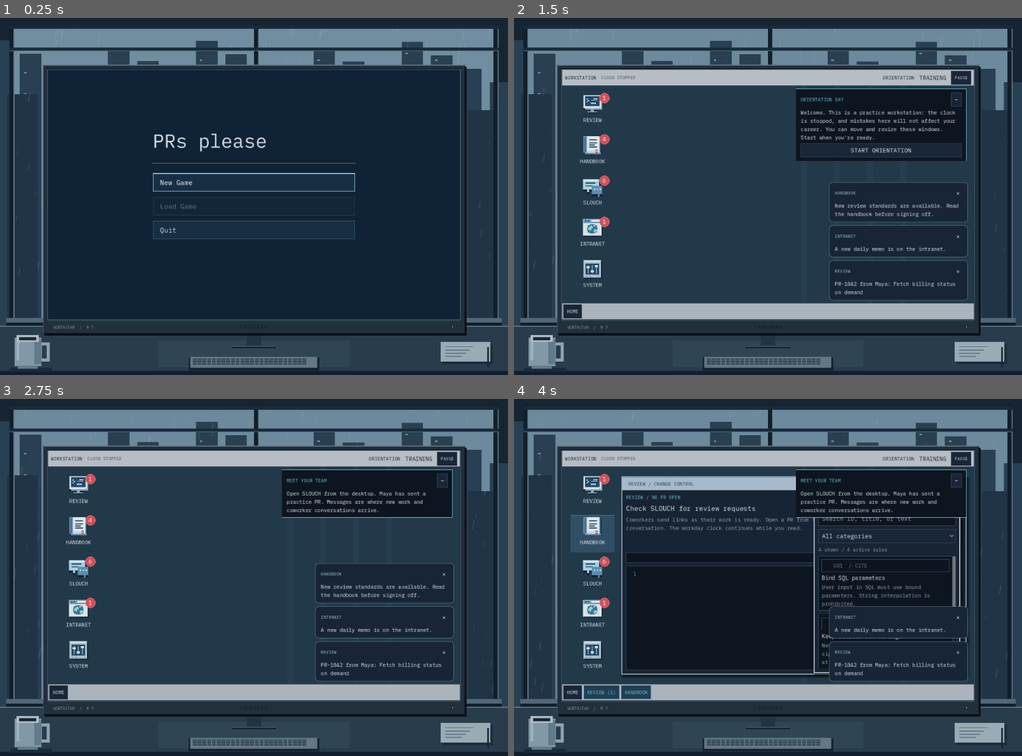
Above: before the commit, frames 1-4 (two rows, left to right).
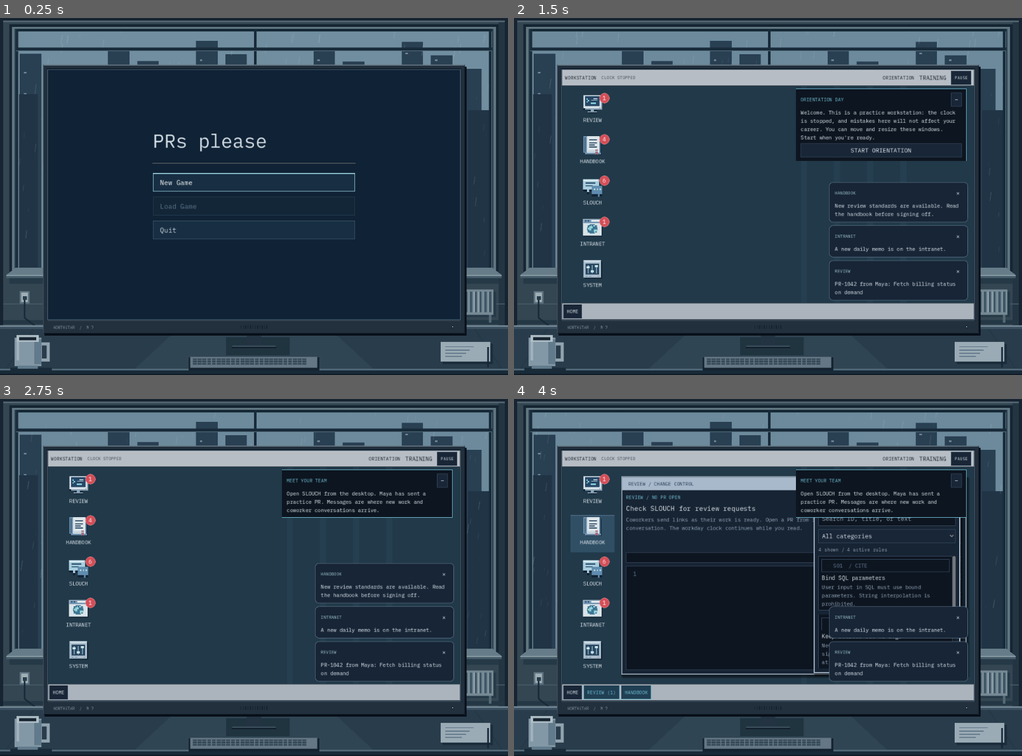
Above: after the commit, the same moments.

Repository: exponent-to/last-review
Game: Godot game, scene res://native/main.tscn
Two runs of this game, one before a commit and one after it. Both use one fixed random seed, a clock stepped at 60 frames per second and the inputs below.
Inputs (mouse positions are in pixels of both pictures, inside the frame that each line leads up to):
- Up to frame 1 (0.25 s): no input
- Up to frame 2 (1.5 s): click "New Game" at 0.5 s; click "SKIP [ESC]" at 1.25 s
- Up to frame 3 (2.75 s): click "START ORIENTATION" at 2 s
- Up to frame 4 (4 s): click (590, 491) at 2.77 s; click (590, 534) at 3.52 s

The runs differ from the first frame. In frame 1, 6.1% of the frame differs, in the area x 0-100%, y 0-99%; in frame 2, 6.1%; in frame 3, 6.1%; in frame 4, 6.1%.

Commit message:
art: add window depth radiator and desk structure to the office

Diff:
--- a/native/computer_frame.gd
+++ b/native/computer_frame.gd
@@ -106,40 +106,82 @@
 
 
 func _draw_room() -> void:
-	# Hand-authored geometry on a two-pixel grid. The desk and window share
-	# the monitor's perspective instead of being squeezed into its border.
+	# Two-pixel architectural drawing: recessed glass, wall, then a desk plane.
 	var room_size := (size * 0.5).ceil()
 	var desk_y := room_size.y - 62
+	var window_bottom := desk_y - 73
+	var glass := Rect2(23, 16, room_size.x - 46, window_bottom - 16)
 	draw_set_transform(Vector2.ZERO, 0.0, Vector2(2, 2))
 	draw_rect(Rect2(Vector2.ZERO, room_size), Color("172431"))
-	draw_rect(Rect2(12, 10, room_size.x - 24, desk_y - 20), _sky_color())
-	# Two depths of skyline remain visible above and beside the monitor.
+	# Wall surfaces, with a darker return on the right and a narrow ceiling seam.
+	draw_rect(Rect2(4, 5, room_size.x - 8, desk_y - 5), Color("344652"))
+	draw_rect(Rect2(room_size.x - 12, 5, 8, desk_y - 5), Color("233542"))
+	draw_rect(Rect2(4, 3, room_size.x - 8, 2), Color("526571"))
+	# Deep window reveal surrounds the glazing instead of continuing to the desk.
+	draw_rect(Rect2(12, 8, room_size.x - 24, window_bottom + 2), Color("152532"))
+	draw_rect(Rect2(15, 11, room_size.x - 30, window_bottom - 5), Color("607681"))
+	draw_rect(Rect2(18, 14, room_size.x - 36, window_bottom - 12), Color("273d4c"))
+	draw_rect(glass, _sky_color())
+	# Skyline is clipped geometrically to the glass; the wall below stays indoors.
 	for building in range(20):
 		var x := building * 37 - 12
 		var roof := 28 + (building * 17) % 59
-		draw_rect(Rect2(x, roof, 27, maxf(0, desk_y - roof)), Color("293f52"))
-		for floor_index in range(12):
+		_room_rect(Rect2(x, roof, 27, maxf(0, glass.end.y - roof)), glass, Color("293f52"))
+		for floor_index in range(25):
 			if (building + floor_index) % 3 == 0:
-				draw_rect(Rect2(x + 5, roof + 5 + floor_index * 9, 3, 2), Color("738a98").lerp(Color("e0c795"), clampf(float(_day_minutes - 840) / 240.0, 0, 1)))
+				_room_rect(Rect2(x + 5, roof + 5 + floor_index * 9, 3, 2), glass, Color("738a98").lerp(Color("e0c795"), clampf(float(_day_minutes - 840) / 240.0, 0, 1)))
 	for building in range(9):
 		var x := building * 83 + 9
 		var roof := 96 + (building * 23) % 47
-		draw_rect(Rect2(x, roof, 39, maxf(0, desk_y - roof)), Color("203446"))
-	_draw_window_rain(Rect2(14, 14, room_size.x - 30, desk_y - 24))
-	# Substantial window frame and sill establish an office around the screen.
-	for x: float in [12.0, room_size.x * 0.5, room_size.x - 18.0]:
-		draw_rect(Rect2(x, 8, 6, desk_y - 12), Color("111f2b"))
-		draw_rect(Rect2(x + 5, 10, 1, desk_y - 16), Color("637d8c"))
-	draw_rect(Rect2(12, 9, room_size.x - 24, 5), Color("182b3a"))
-	draw_rect(Rect2(12, 37, room_size.x - 24, 4), Color("182b3a"))
-	draw_rect(Rect2(12, 41, room_size.x - 24, 1), Color("637d8c"))
-	draw_rect(Rect2(8, desk_y - 10, room_size.x - 16, 6), Color("526777"))
-	draw_rect(Rect2(8, desk_y - 4, room_size.x - 16, 4), Color("0e1d29"))
-	# Desk surface, edge, and a subtle pool of monitor light.
+		_room_rect(Rect2(x, roof, 39, maxf(0, glass.end.y - roof)), glass, Color("203446"))
+	_draw_window_rain(glass)
+	# Inner seals, mullions and the underside of the upper reveal.
+	draw_rect(Rect2(21, 14, room_size.x - 42, 3), Color("142734"))
+	for x: float in [20.0, floorf(room_size.x * 0.5), room_size.x - 24.0]:
+		draw_rect(Rect2(x, 14, 4, window_bottom - 14), Color("182b3a"))
+		draw_rect(Rect2(x + 3, 17, 1, window_bottom - 17), Color("6b8491"))
+	draw_rect(Rect2(20, 37, room_size.x - 40, 4), Color("182b3a"))
+	draw_rect(Rect2(20, 41, room_size.x - 40, 1), Color("718895"))
+	# Sill top projects into the room, its front and cast shadow giving depth.
+	draw_colored_polygon(PackedVector2Array([
+		Vector2(19, window_bottom), Vector2(room_size.x - 19, window_bottom),
+		Vector2(room_size.x - 8, window_bottom + 9), Vector2(8, window_bottom + 9)
+	]), Color("667d89"))
+	draw_rect(Rect2(8, window_bottom + 9, room_size.x - 16, 4), Color("455c6b"))
+	draw_rect(Rect2(8, window_bottom + 9, room_size.x - 16, 1), Color("91a3aa"))
+	draw_rect(Rect2(12, window_bottom + 13, room_size.x - 24, 7), Color("263946"))
+	# Under-window wall rail and a radiator, partially hidden behind the monitor.
+	draw_rect(Rect2(4, window_bottom + 45, room_size.x - 8, 1), Color("455966"))
+	draw_rect(Rect2(4, desk_y - 7, room_size.x - 8, 5), Color("243744"))
+	var radiator := Rect2(room_size.x - 57, window_bottom + 27, 39, 32)
+	draw_rect(Rect2(radiator.position + Vector2(3, 3), radiator.size), Color("263946"))
+	draw_rect(radiator, Color("758994"))
+	for fin in range(6):
+		draw_rect(Rect2(radiator.position + Vector2(3 + fin * 6, 3), Vector2(3, 26)), Color("3f5666"))
+		draw_rect(Rect2(radiator.position + Vector2(2 + fin * 6, 3), Vector2(1, 26)), Color("9babb1"))
+	draw_rect(Rect2(radiator.position + Vector2(-5, 6), Vector2(5, 4)), Color("687e8c"))
+	draw_rect(Rect2(radiator.position + Vector2(-7, 4), Vector2(3, 8)), Color("a3afb4"))
+	draw_rect(Rect2(radiator.position + Vector2(33, 32), Vector2(3, 10)), Color("526976"))
+	# A small outlet and its cable disappear naturally behind the desk.
+	draw_rect(Rect2(25, window_bottom + 29, 12, 16), Color("5e7380"))
+	draw_rect(Rect2(27, window_bottom + 31, 8, 12), Color("a0afb6"))
+	draw_rect(Rect2(29, window_bottom + 36, 5, 4), Color("273c4b"))
+	draw_line(Vector2(31, window_bottom + 40), Vector2(31, desk_y - 10), Color("182a38"), 2)
+	draw_line(Vector2(31, desk_y - 10), Vector2(48, desk_y + 3), Color("182a38"), 2)
+	# Desk top, back lip, and a visible front fascia. No floating flat-color block.
 	draw_rect(Rect2(0, desk_y, room_size.x, room_size.y - desk_y), Color("293c4b"))
-	draw_rect(Rect2(0, desk_y, room_size.x, 1), Color("6a7e8c"))
-	draw_rect(Rect2(room_size.x * 0.5 - 120, desk_y + 19, 240, 33), Color("304553"))
-	draw_rect(Rect2(0, room_size.y - 5, room_size.x, 5), Color("111e2b"))
+	draw_rect(Rect2(0, desk_y - 1, room_size.x, 2), Color("768a97"))
+	draw_rect(Rect2(0, desk_y + 1, room_size.x, 3), Color("3c5262"))
+	draw_colored_polygon(PackedVector2Array([
+		Vector2(room_size.x * 0.5 - 96, desk_y + 4), Vector2(room_size.x * 0.5 + 96, desk_y + 4),
+		Vector2(room_size.x * 0.5 + 150, room_size.y - 8), Vector2(room_size.x * 0.5 - 150, room_size.y - 8)
+	]), Color("304553"))
+	draw_line(Vector2(42, desk_y + 4), Vector2(8, room_size.y - 8), Color("223744"), 1)
+	draw_line(Vector2(room_size.x - 42, desk_y + 4), Vector2(room_size.x - 8, room_size.y - 8), Color("223744"), 1)
+	draw_rect(Rect2(room_size.x * 0.5 - 35, desk_y + 14, 80, 23), Color("203440"))
+	draw_rect(Rect2(0, room_size.y - 8, room_size.x, 2), Color("536b7b"))
+	draw_rect(Rect2(0, room_size.y - 6, room_size.x, 5), Color("182a38"))
+	draw_rect(Rect2(0, room_size.y - 1, room_size.x, 1), Color("0d1924"))
 	# A shallow keyboard grounds the monitor at a believable desk scale.
 	var keyboard_x := floorf(room_size.x * 0.5) - 80
 	draw_rect(Rect2(keyboard_x - 2, room_size.y - 22, 164, 16), Color("152330"))
@@ -167,6 +209,12 @@
 	draw_set_transform(Vector2.ZERO)
 
 
+func _room_rect(rect: Rect2, bounds: Rect2, color: Color) -> void:
+	var clipped := rect.intersection(bounds)
+	if clipped.has_area():
+		draw_rect(clipped, color)
+
+
 static func _rain_seed(index: int, salt: int) -> float:
 	# Stable rain phases across frames and resizing, without touching gameplay RNG.
 	return fposmod(sin(float(index) * 127.1 + float(salt) * 311.7) * 43758.5453, 1.0)
